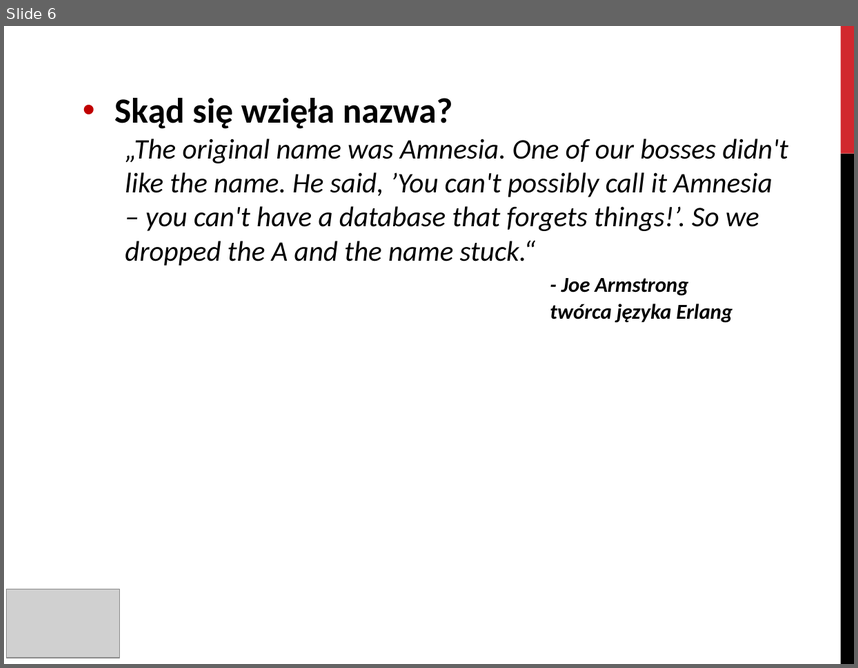
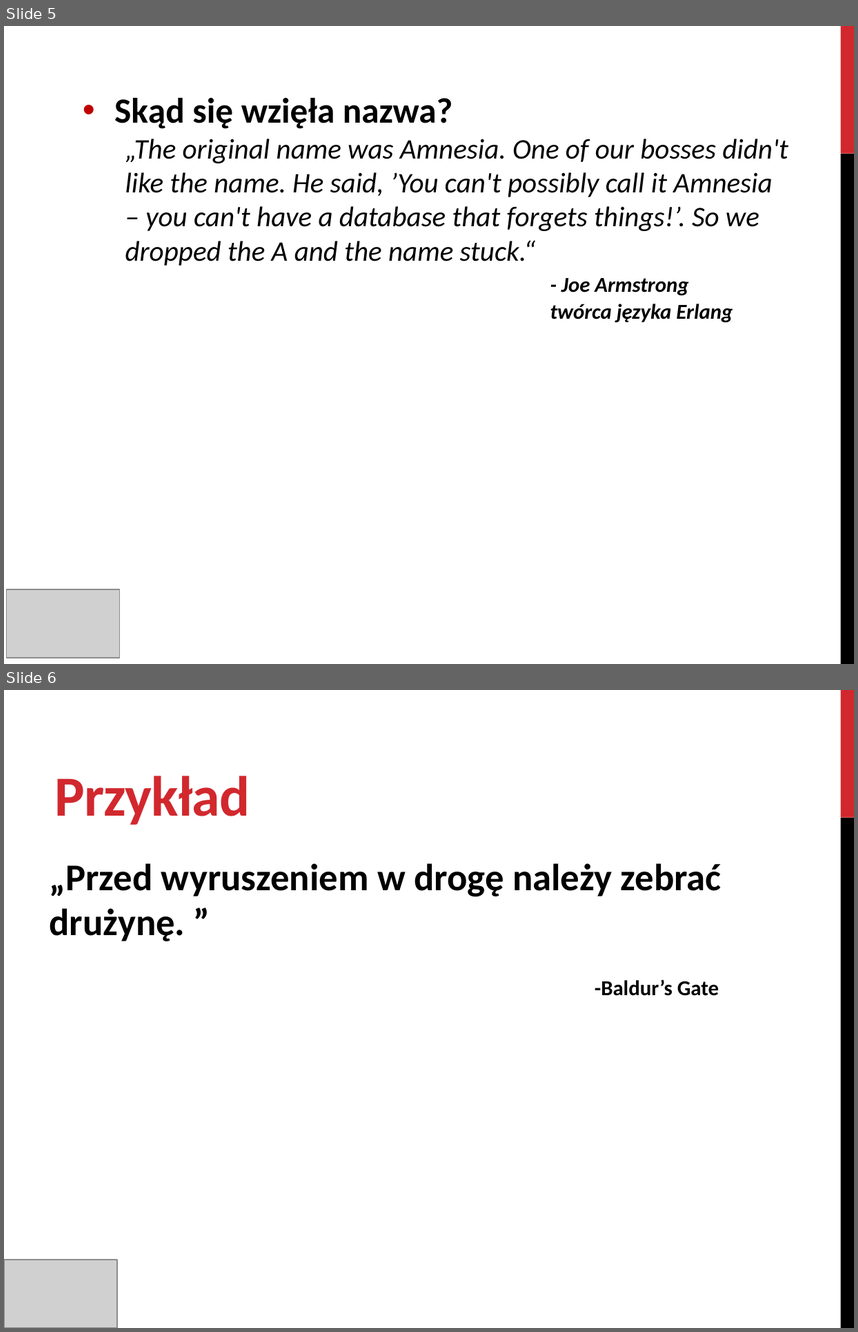
Before and after one commit to mawilk/Mnesia-ErlangProject, a slide deck: prezentacja.pptx. Shown one above the other, each under a label of ours: slide 6 before the commit, slides 5 and 6 after it. The pictures are 858x668 and 858x1332 pixels, drawn with LibreOffice and Linux fonts; fonts in the diff are those of the drawing; grey boxes stand for pictures. Boxes give left, top, right and bottom in pixels: in the first picture for what was removed or moved away, otherwise in the second. Text is boxed around its words. In the diff, an @@ line names an element or a change of style, - is before the commit and + after.

```diff
--- a/prezentacja.pptx
+++ b/prezentacja.pptx
@@ slide 6 added at (x1=4, y1=690, x2=854, y2=1328), background #FFFFFF; not listed: 2 template elements that a slide beside it also shows @@
@@ title added at (x1=55, y1=776, x2=250, y2=825), 48 pt, text #D1282E, bold @@
+Przykład
@@ text added at (x1=50, y1=863, x2=722, y2=996), 32 pt, text #000000, bold @@
+„Przed wyruszeniem w drogę należy zebrać drużynę. ”
+-Baldur’s Gate
@@ picture added at (x1=4, y1=1259, x2=117, y2=1328) @@
@@ what was slide 6 is now slide 5 @@
```
Also in this commit, not shown: 3 slides changed, 1 slide removed.
